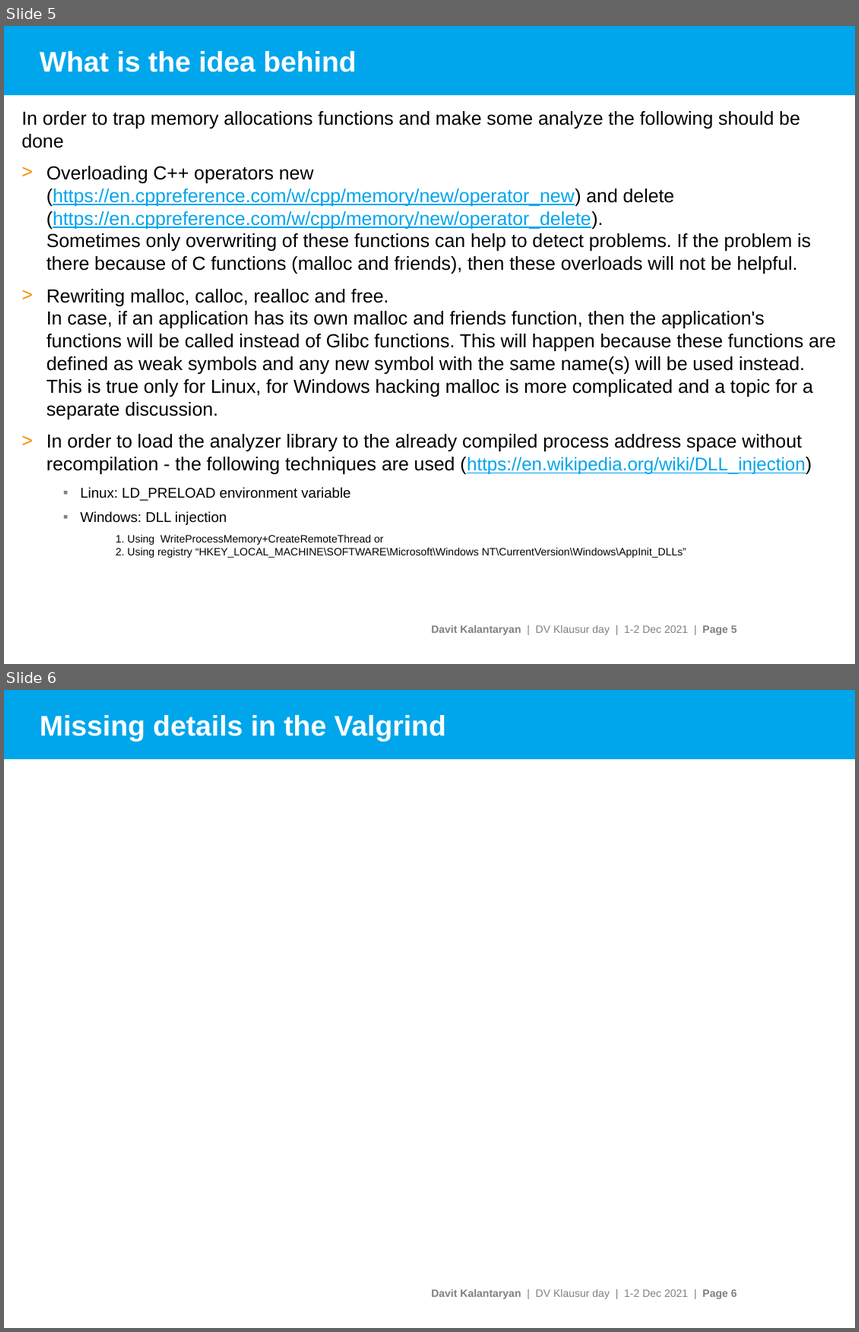
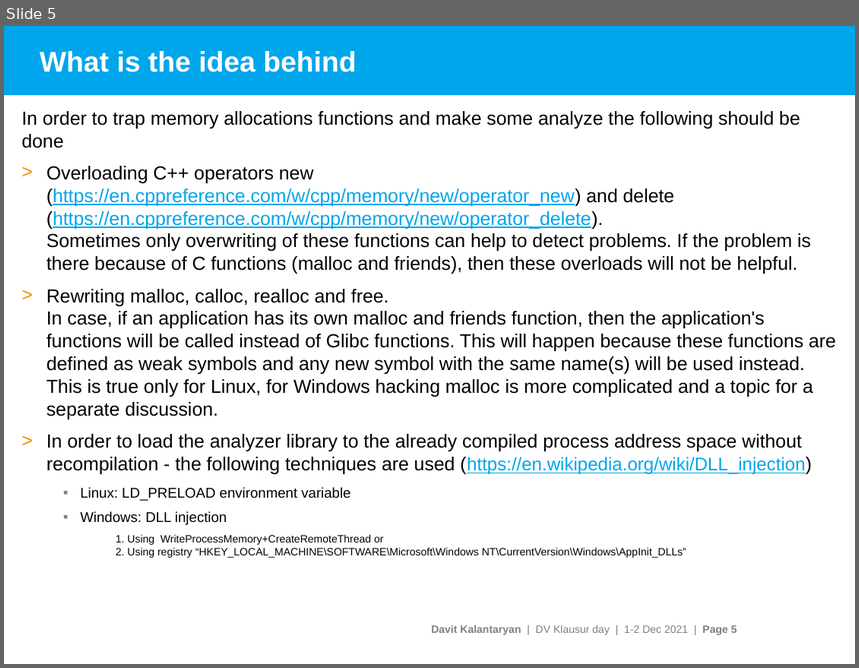
Before and after one commit to davitkalantaryan/old-crash_investigator, a slide deck: docs/crash_investigations.pptx. Shown one above the other, each under a label of ours: slides 5 and 6 before the commit, slide 5 after it. The pictures are 859x1332 and 859x668 pixels, drawn with LibreOffice and Linux fonts; fonts in the diff are those of the drawing; background and template pictures are left out. Boxes give left, top, right and bottom in pixels: in the first picture for what was removed or moved away, otherwise in the second. Text is boxed around its words. In the diff, an @@ line names an element or a change of style, - is before the commit and + after.

```diff
--- a/docs/crash_investigations.pptx
+++ b/docs/crash_investigations.pptx
@@ slide 6 removed at <box>4,690,855,1328</box>, background #FFFFFF; not listed: 2 template elements that a slide beside it also shows @@
@@ title removed at <box>40,715,446,742</box> @@
-Missing details in the Valgrind
```
Also in this commit, not shown: 1 slide changed, 1 slide added.
